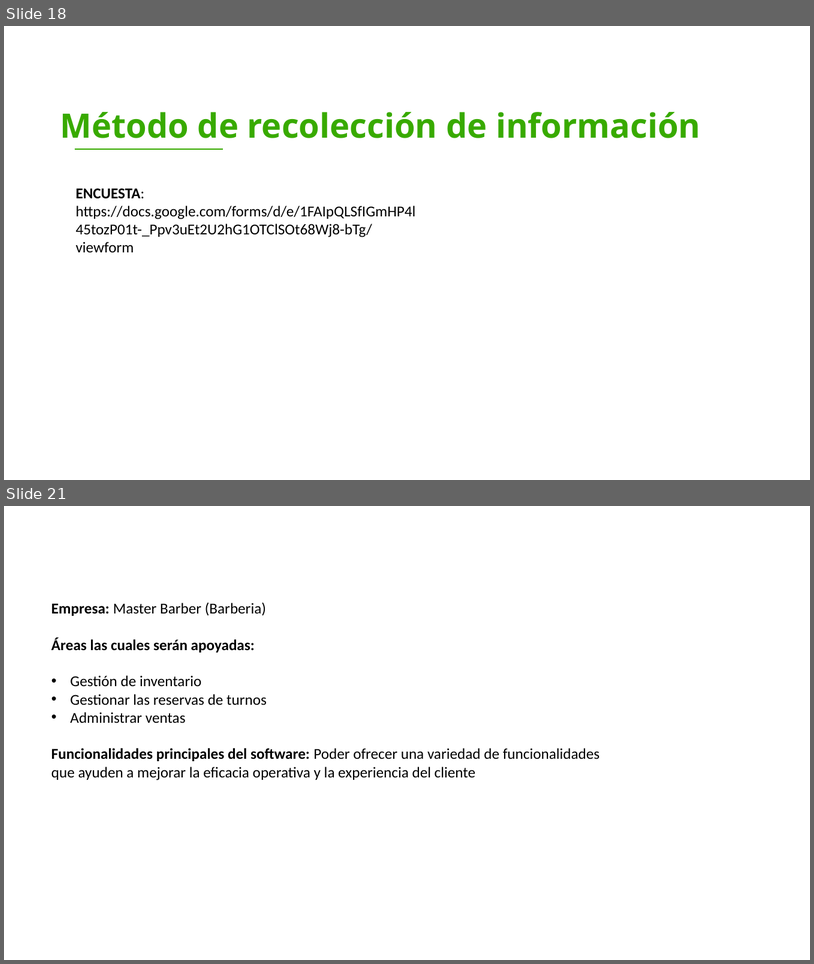
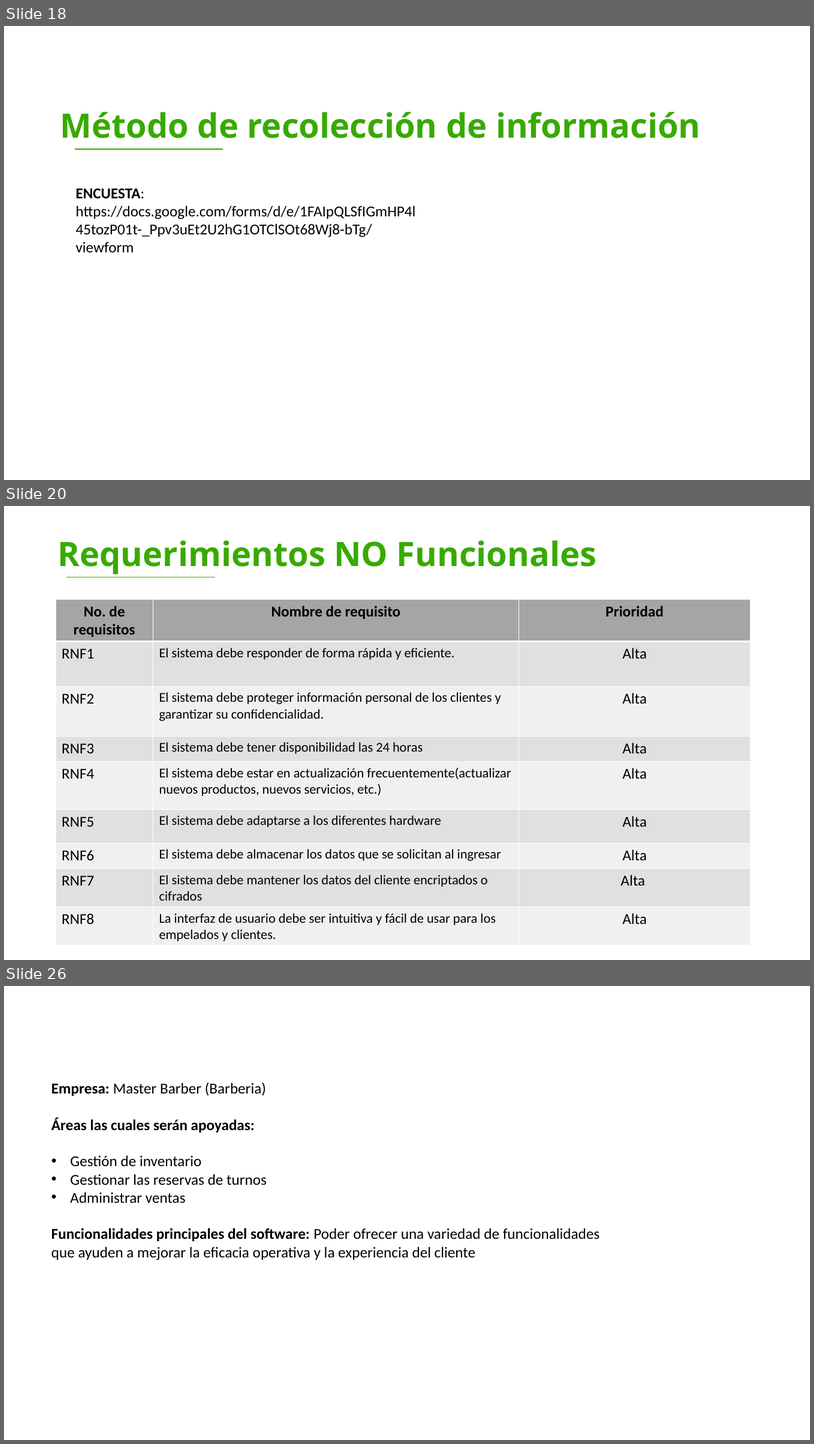
Before and after one commit to luiscarlosmedina/Master-Barber, a slide deck: Entregables Proyecto.pptx. Shown one above the other, each under a label of ours: slides 18 and 21 before the commit, slides 18, 20 and 26 after it; the slides between them are not shown. The pictures are 814x964 and 814x1444 pixels, drawn with LibreOffice and Linux fonts; fonts in the diff are those of the drawing; background and template pictures are left out. Boxes give left, top, right and bottom in pixels: in the first picture for what was removed or moved away, otherwise in the second. Text is boxed around its words. In the diff, an @@ line names an element or a change of style, - is before the commit and + after.

```diff
--- a/Entregables Proyecto.pptx
+++ b/Entregables Proyecto.pptx
@@ slide 20 added at box(4, 506, 810, 960), background picture (left out) @@
@@ text added at box(58, 540, 597, 574), 40 pt, text #38AA00, bold @@
+Requerimientos NO Funcionales
@@ line added from (66, 577) to (215, 577), #38AA00 1 pt @@
@@ table added at box(56, 599, 750, 945), 9 rows, 3 columns @@
+No. de requisitos | Nombre de requisito | Prioridad
+RNF1 | El sistema debe responder de forma rápida y eficiente. | Alta
+RNF2 | El sistema debe proteger información personal de los clientes y garantizar su confidencialidad. | Alta
+RNF3 | El sistema debe tener disponibilidad las 24 horas | Alta
+RNF4 | El sistema debe estar en actualización frecuentemente(actualizar nuevos productos, nuevos servicios, etc.) | Alta
+RNF5 | El sistema debe adaptarse a los diferentes hardware | Alta
+RNF6 | El sistema debe almacenar los datos que se solicitan al ingresar | Alta
+RNF7 | El sistema debe mantener los datos del cliente encriptados o cifrados | Alta
+RNF8 | La interfaz de usuario debe ser intuitiva y fácil de usar para los empelados y clientes. | Alta
@@ what was slide 21 is now slide 26 @@
```
Also in this commit, not shown: 6 other slides added, 2 slides removed, 1 other file.
